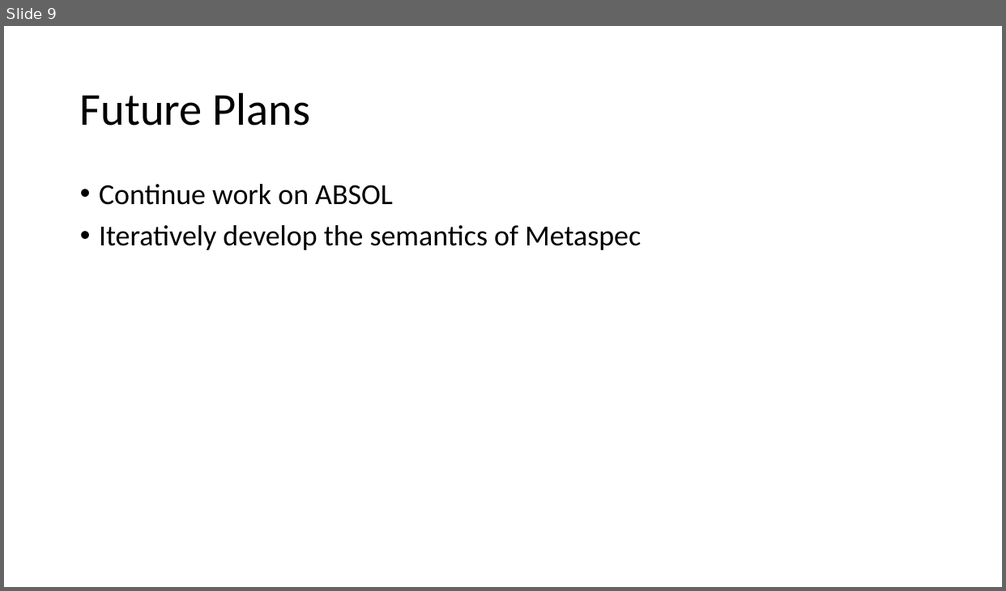
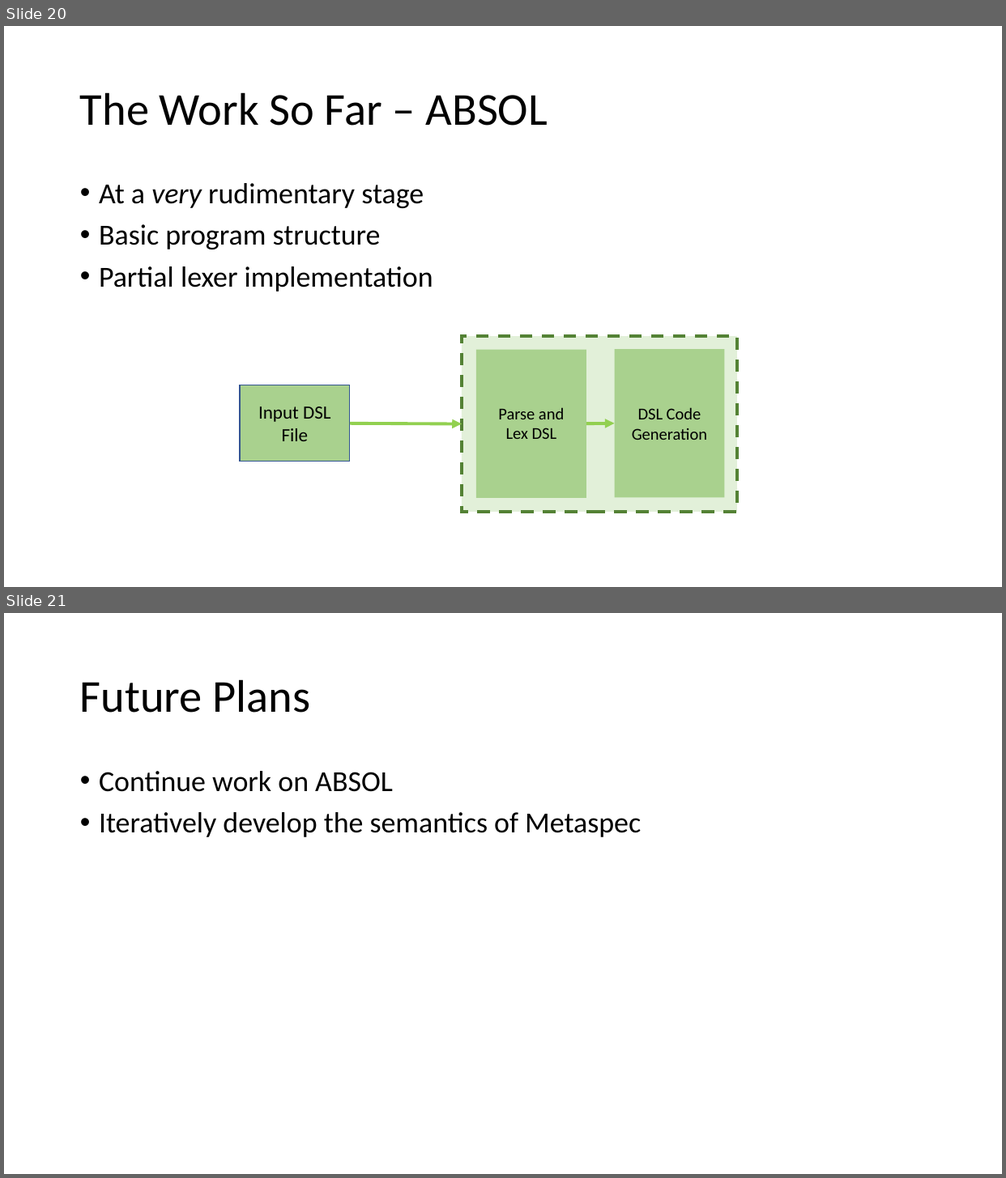
Before and after one commit to iamrecursion/absol, a slide deck: doc/demonstration_of_progress/ABSOL.pptx. Shown one above the other, each under a label of ours: slide 9 before the commit, slides 20 and 21 after it. The pictures are 1006x591 and 1006x1178 pixels, drawn with LibreOffice and Linux fonts; fonts in the diff are those of the drawing; background and template pictures are left out. Boxes give left, top, right and bottom in pixels: in the first picture for what was removed or moved away, otherwise in the second. Text is boxed around its words. In the diff, an @@ line names an element or a change of style, - is before the commit and + after.

```diff
--- a/doc/demonstration_of_progress/ABSOL.pptx
+++ b/doc/demonstration_of_progress/ABSOL.pptx
@@ slide 20 added at box(4, 26, 1002, 587), background #FFFFFF @@
@@ title added at box(80, 92, 548, 126), 44 pt, text #000000 @@
+The Work So Far – ABSOL
@@ text added at box(99, 183, 433, 292), 28 pt, text #000000 @@
+• At a very rudimentary stage
+• Basic program structure
+• Partial lexer implementation
@@ rectangle added at box(462, 337, 737, 513), fill #E2F0D9, outline #548235 3 pt dashed @@
@@ rectangle added at box(476, 349, 586, 497), fill #A9D18E @@
@@ rectangle added at box(615, 349, 725, 497), fill #A9D18E @@
@@ rectangle added at box(240, 386, 350, 462), fill #A9D18E, outline #325491 1 pt @@
@@ text added at box(258, 407, 330, 442), 18 pt, text #000000 @@
+Input DSL File
@@ text added at box(498, 408, 564, 439), 16 pt, text #000000 @@
+Parse and Lex DSL
@@ text added at box(632, 408, 707, 440), 16 pt, text #000000 @@
+DSL Code Generation
@@ arrow added from (350, 424) to (462, 425), #92D050 3 pt @@
@@ arrow added from (586, 425) to (615, 424), #92D050 3 pt @@
@@ what was slide 9 is now slide 21 @@
```
Also in this commit, not shown: 3 slides changed, 11 other slides added, 3 other files.
